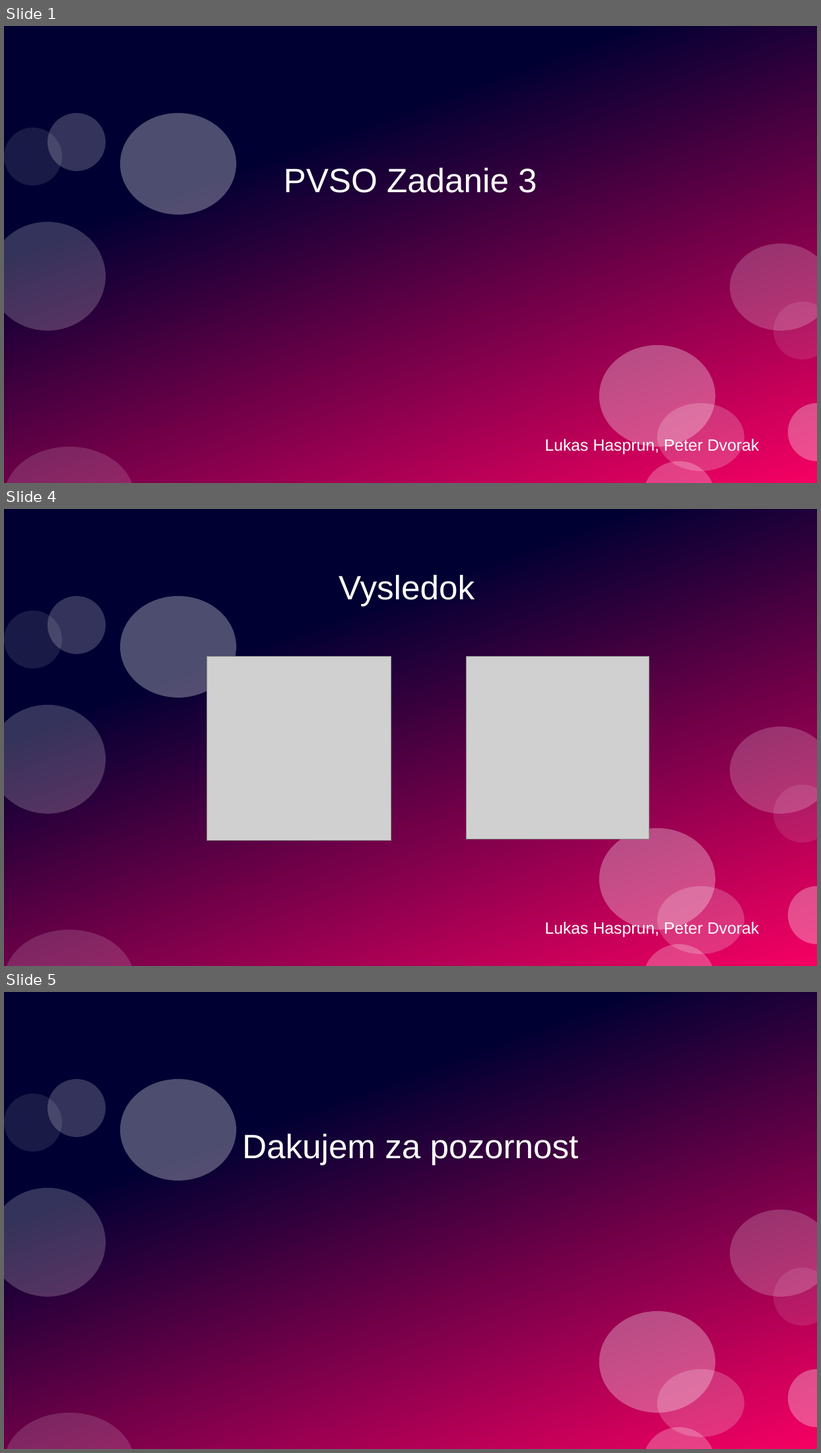
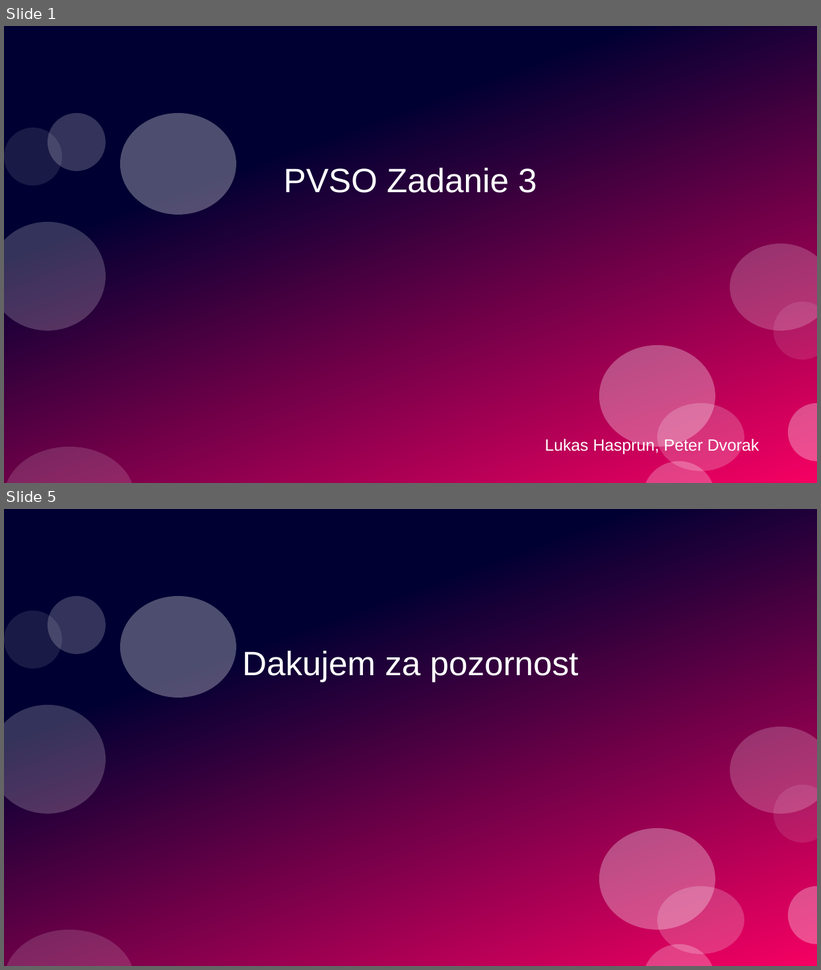
Before and after one commit to HasprunLukas/PVSO_Zadania_Hasprun_Dvorak, a slide deck: presentation.pptx. Shown one above the other, each under a label of ours: slides 1, 4 and 5 before the commit, slides 1 and 5 after it; the slides between them are not shown. The pictures are 821x1453 and 821x970 pixels, drawn with LibreOffice and Linux fonts; fonts in the diff are those of the drawing; grey boxes stand for pictures. Boxes give left, top, right and bottom in pixels: in the first picture for what was removed or moved away, otherwise in the second. Text is boxed around its words. In the diff, an @@ line names an element or a change of style, - is before the commit and + after.

Commit message:
finished presentation and LoG

```diff
--- a/presentation.pptx
+++ b/presentation.pptx
@@ slide 4 removed at (4, 509, 817, 966), background #FFFFFF; not listed: 12 template elements that a slide beside it also shows @@
@@ title removed at (339, 575, 475, 606) @@
-Vysledok
@@ picture removed at (207, 657, 391, 841) @@
@@ picture removed at (467, 657, 649, 840) @@
@@ subtitle removed at (545, 921, 759, 938) @@
-Lukas Hasprun, Peter Dvorak
```
Also in this commit, not shown: 1 slide changed, 2 slides added, 1 other slide removed, 3 other files.
